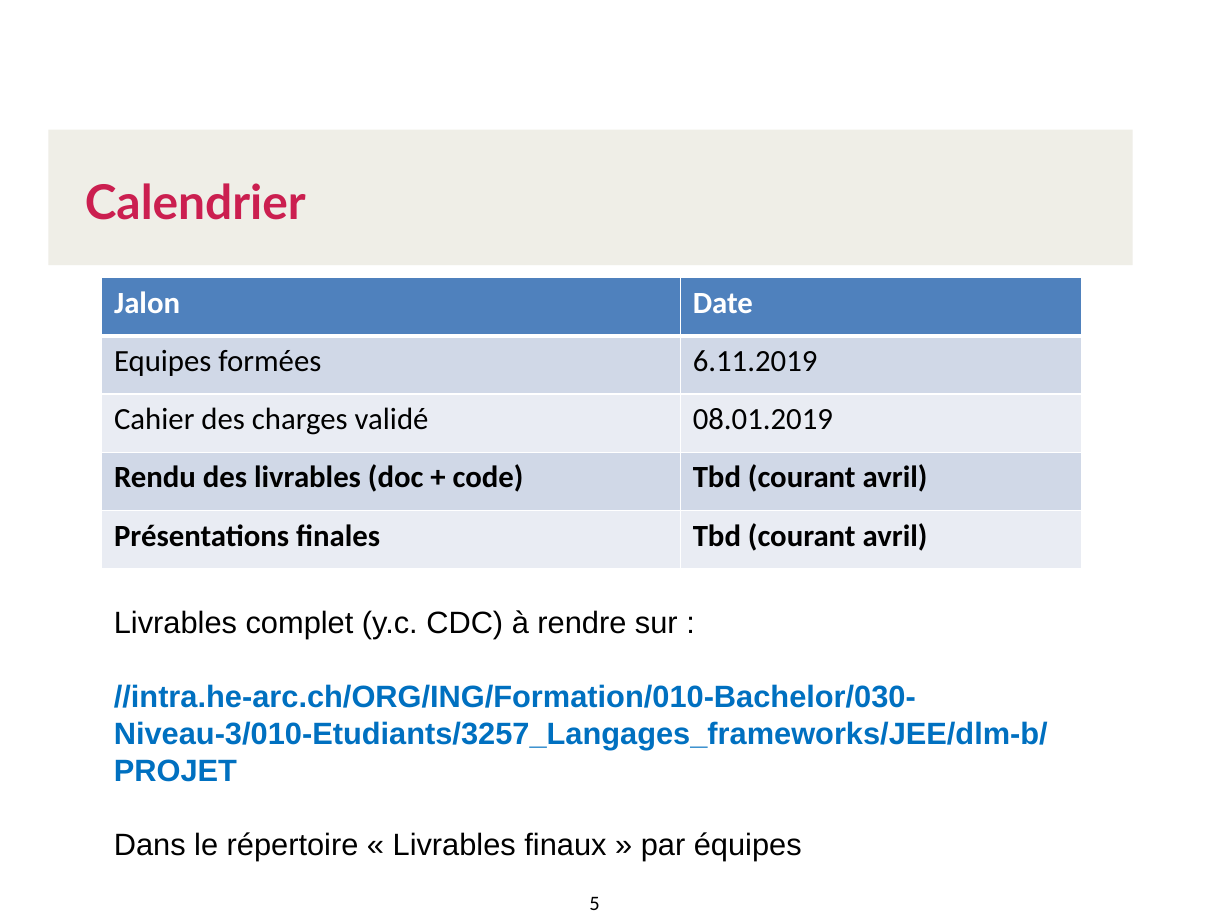
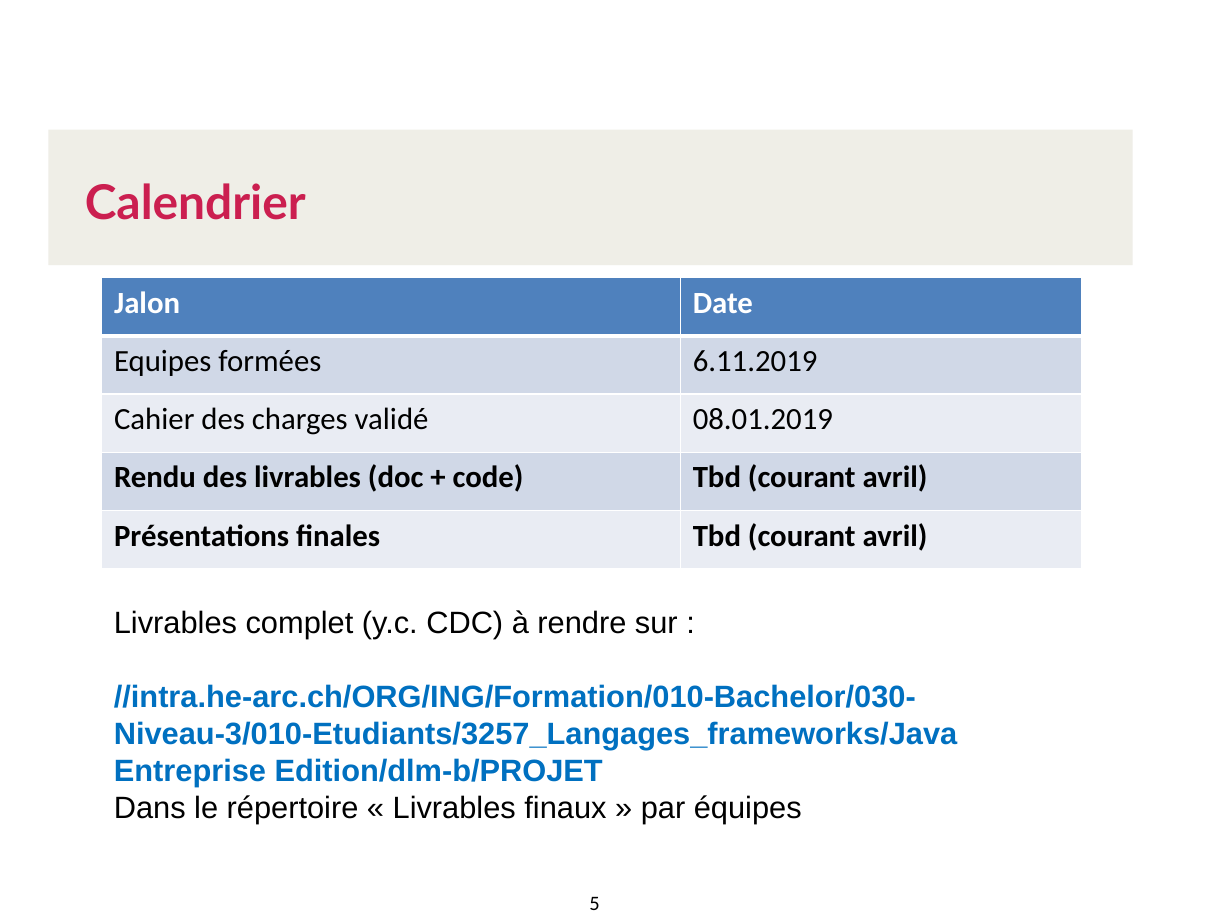
Before and after one commit to Cours-HE-ARC/cours-JEE-2019-2020, a slide deck: slide 5 of projet pratique JEE/Projet_JEE.pptx. Drawn at 1232x924 pixels with LibreOffice and Linux fonts; fonts in the diff are those of the drawing; background and template pictures are left out. Boxes give left, top, right and bottom in pixels: in the first picture for what was removed or moved away, otherwise in the second. Text is boxed around its words. In the diff, an @@ line names an element or a change of style, - is before the commit and + after.

Commit message:
projet ppt

```diff
--- a/projet pratique JEE/Projet_JEE.pptx
+++ b/projet pratique JEE/Projet_JEE.pptx
@@ text at bbox=[114, 684, 957, 787]: text changed @@
-//intra.he-arc.ch/ORG/ING/Formation/010-Bachelor/030-Niveau-3/010-Etudiants/3257_Langages_frameworks/JEE/dlm-b/PROJET
+//intra.he-arc.ch/ORG/ING/Formation/010-Bachelor/030-Niveau-3/010-Etudiants/3257_Langages_frameworks/Java Entreprise Edition/dlm-b/PROJET
```
Also in this commit, not shown: 2 other files.
